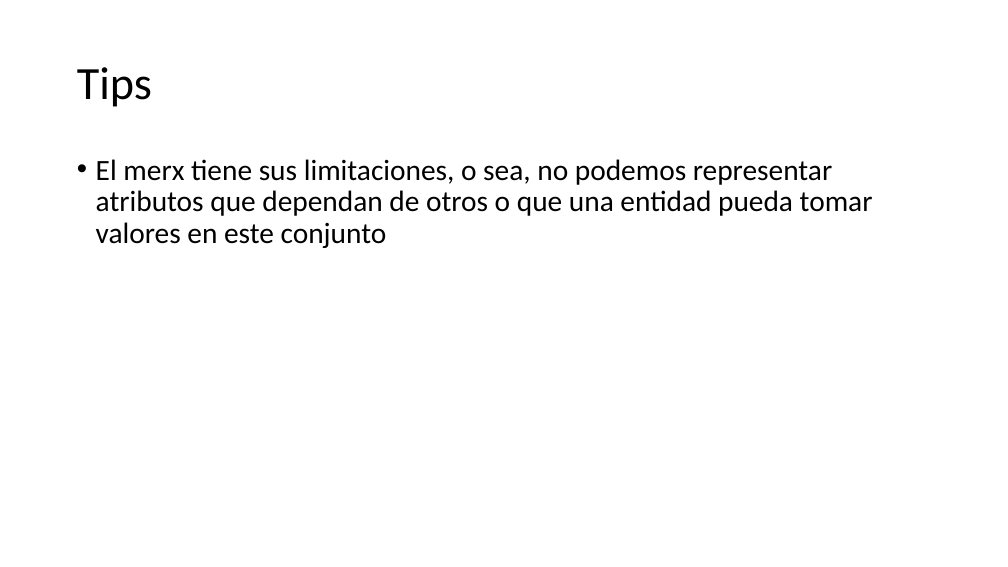
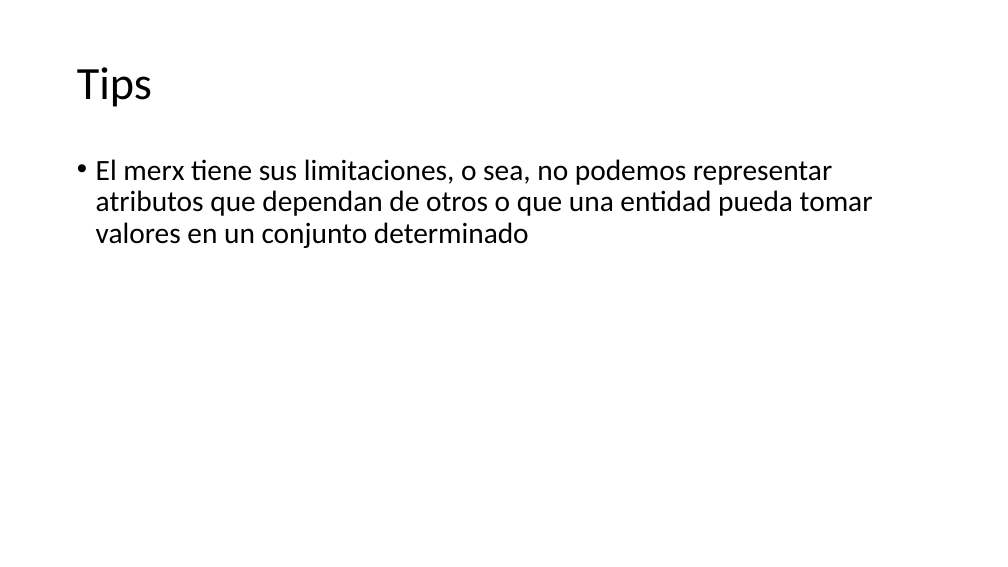
Before and after one commit to anuno61044/Computer-Science-UH, a slide deck: slide 4 of base_de_datos_I/clases_practicas/LAB_02 (solution).pptx (slide 10 before the commit). Drawn at 1008x567 pixels with LibreOffice and Linux fonts; fonts in the diff are those of the drawing. Boxes give left, top, right and bottom in pixels: in the first picture for what was removed or moved away, otherwise in the second. Text is boxed around its words. In the diff, an @@ line names an element or a change of style, - is before the commit and + after.

```diff
--- a/base_de_datos_I/clases_practicas/LAB_02 (solution).pptx
+++ b/base_de_datos_I/clases_practicas/LAB_02 (solution).pptx
@@ text at bbox=[96, 159, 873, 248]: text changed @@
-• El merx tiene sus limitaciones, o sea, no podemos representar atributos que dependan de otros o que una entidad pueda tomar valores en este conjunto
+• El merx tiene sus limitaciones, o sea, no podemos representar atributos que dependan de otros o que una entidad pueda tomar valores en un conjunto determinado
```
Also in this commit, not shown: 3 other slides changed, 7 slides removed, 7 other files.
